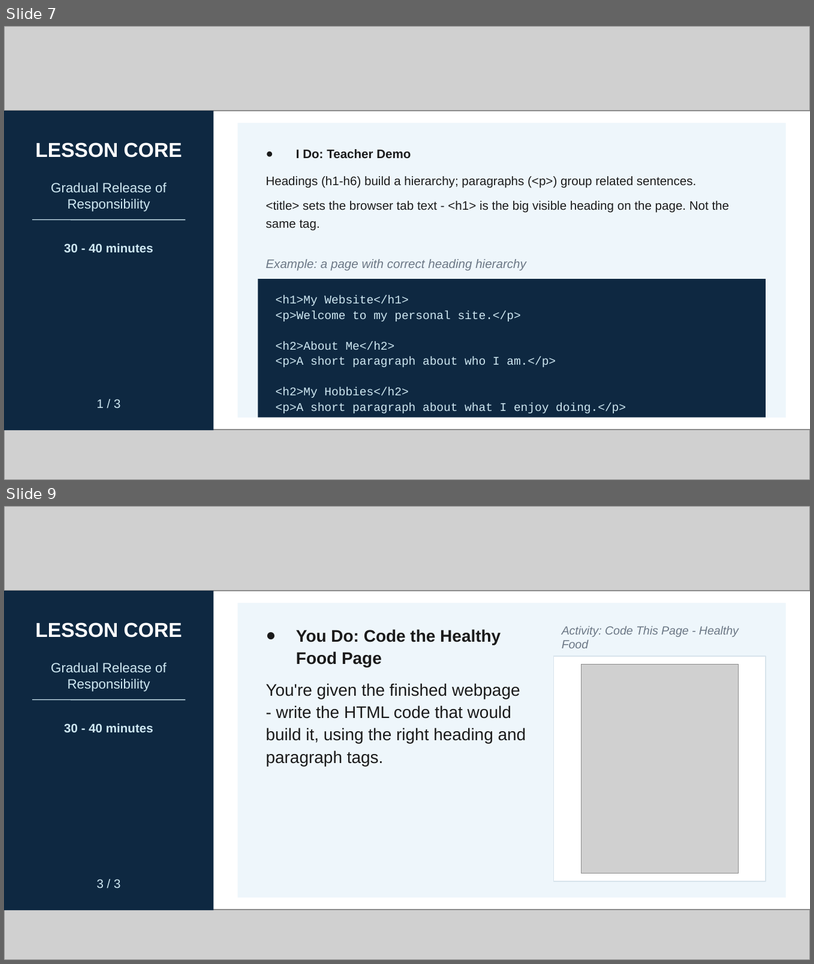
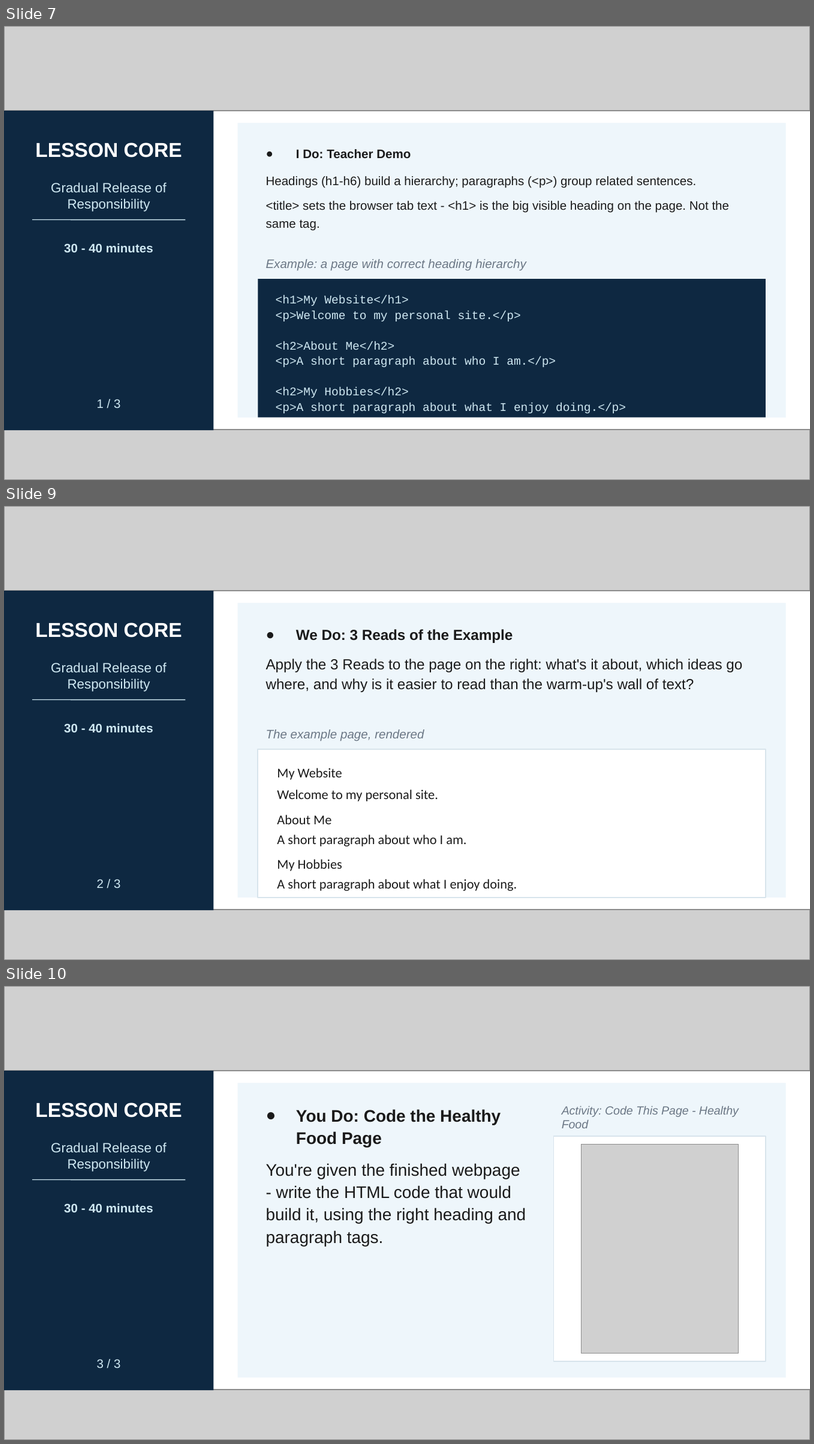
Before and after one commit to Arwa-Abboud/design1-term1-html-unit, a slide deck: resources/week-03/W3L1 - Headings & Paragraphs - Structuring Text.pptx. Shown one above the other, each under a label of ours: slides 7 and 9 before the commit, slides 7, 9 and 10 after it; the slides between them are not shown. The pictures are 814x964 and 814x1444 pixels, drawn with LibreOffice and Linux fonts; fonts in the diff are those of the drawing; grey boxes stand for pictures. Boxes give left, top, right and bottom in pixels: in the first picture for what was removed or moved away, otherwise in the second. Text is boxed around its words. In the diff, an @@ line names an element or a change of style, - is before the commit and + after.

```diff
--- a/resources/week-03/W3L1 - Headings & Paragraphs - Structuring Text.pptx
+++ b/resources/week-03/W3L1 - Headings & Paragraphs - Structuring Text.pptx
@@ slide 9 added at [4,506,810,960], background #FFFFFF @@
@@ picture added at [4,506,810,591] @@
@@ rectangle added at [4,591,213,910], fill #0E2841 @@
@@ rectangle added at [238,603,786,897], fill #EEF6FB @@
@@ text added at [35,622,182,637], 18 pt, text #FFFFFF, bold @@
+LESSON CORE
@@ text added at [266,629,743,692], 13 pt, text #1A1A1A @@
+● We Do: 3 Reads of the Example
+Apply the 3 Reads to the page on the right: what's it about, which ideas go where, and why is it easier to read than the warm-up's wall of text?
@@ text added at [51,662,167,691], 12 pt, text #CFE8F2 @@
+Gradual Release of Responsibility
@@ line added from (32, 700) to (185, 700), #CFE8F2 0.75 pt @@
@@ text added at [64,723,153,733], 11 pt, text #CFE8F2, bold @@
+30 - 40 minutes
@@ text added at [266,729,424,741], 11 pt, text #6B7785, italic @@
+The example page, rendered
@@ rectangle added at [258,749,766,897], fill #FFFFFF, outline #D8E4EC 1 pt @@
@@ text added at [277,768,518,891], 12 pt, text #1A1A1A @@
+My Website
+Welcome to my personal site.
+About Me
+A short paragraph about who I am.
+My Hobbies
+A short paragraph about what I enjoy doing.
@@ text added at [97,879,120,888], 11 pt, text #CFE8F2 @@
+2 / 3
@@ picture added at [4,909,810,959] @@
@@ what was slide 9 is now slide 10 @@
```
Also in this commit, not shown: 1 slide changed, 2 other files.
